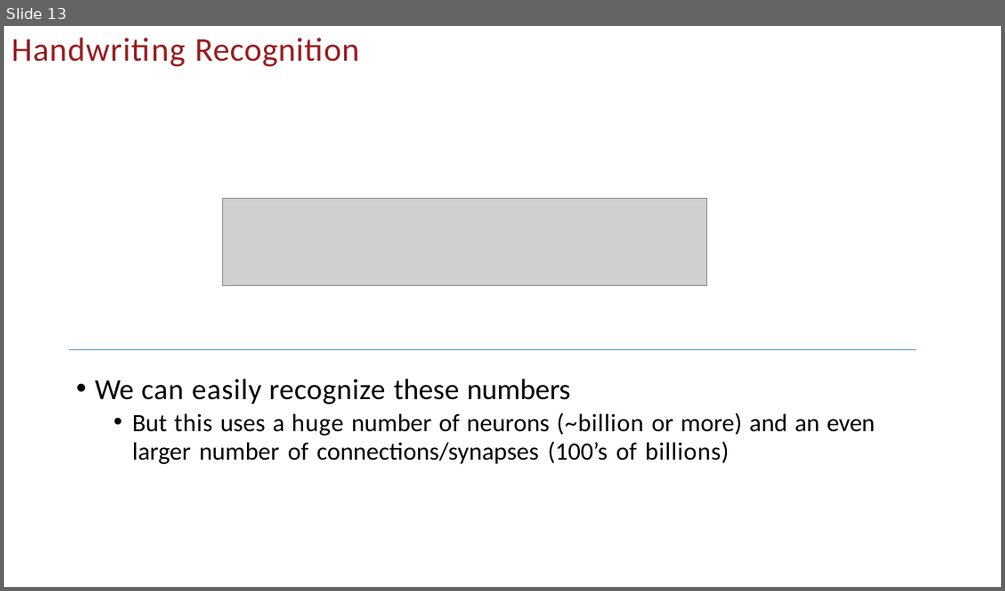
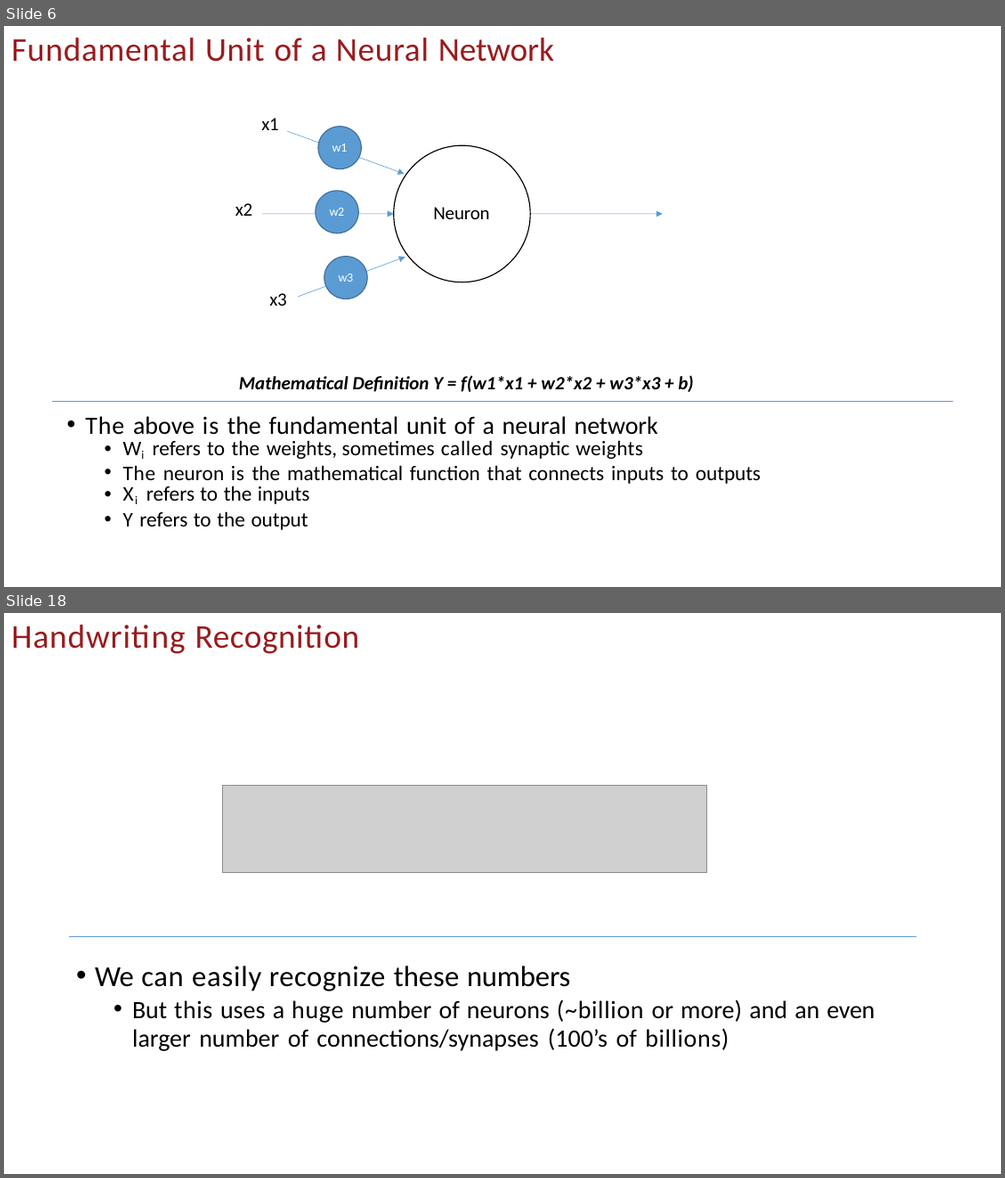
Before and after one commit to uscee105/ee105, a slide deck: assets/module-4-ml/mod-4-lecture-19-20-nn.pptx. Shown one above the other, each under a label of ours: slide 13 before the commit, slides 6 and 18 after it; the slides between them are not shown. The pictures are 1005x591 and 1005x1178 pixels, drawn with LibreOffice and Linux fonts; fonts in the diff are those of the drawing; grey boxes stand for pictures; background and template pictures are left out. Boxes give left, top, right and bottom in pixels: in the first picture for what was removed or moved away, otherwise in the second. Text is boxed around its words. In the diff, an @@ line names an element or a change of style, - is before the commit and + after.

```diff
--- a/assets/module-4-ml/mod-4-lecture-19-20-nn.pptx
+++ b/assets/module-4-ml/mod-4-lecture-19-20-nn.pptx
@@ slide 6 added at (4, 26, 1001, 587), background #FFFFFF @@
@@ title added at (11, 38, 554, 62), 32 pt, text #991B1E @@
+Fundamental Unit of a Neural Network
@@ text added at (261, 118, 278, 130), 18 pt, text #000000 @@
+x1
@@ freeform shape added at (262, 131, 663, 297), fill #5B9BD4 @@
@@ freeform shape added at (318, 127, 362, 168), fill #5B9BD4 @@
@@ freeform shape added at (318, 127, 362, 168), outline #41709C 1 pt @@
@@ text added at (332, 143, 348, 151), 12 pt, text #FFFFFF @@
+w1
@@ freeform shape added at (394, 145, 531, 282), outline #000000 1 pt @@
@@ text added at (235, 203, 252, 216), 18 pt, text #000000 @@
+x2
@@ freeform shape added at (316, 191, 358, 233), fill #5B9BD4 @@
@@ freeform shape added at (316, 191, 358, 233), outline #41709C 1 pt @@
@@ text added at (330, 208, 345, 216), 12 pt, text #FFFFFF @@
+w2
@@ text added at (433, 207, 489, 219), 18 pt, text #000000 @@
+Neuron
@@ freeform shape added at (324, 257, 367, 299), fill #5B9BD4 @@
@@ freeform shape added at (324, 257, 367, 299), outline #41709C 1 pt @@
@@ text added at (339, 273, 354, 281), 12 pt, text #FFFFFF @@
+w3
@@ text added at (269, 293, 286, 305), 18 pt, text #000000 @@
+x3
@@ text added at (85, 375, 760, 530), 20 pt, text #000000 @@
+Mathematical Definition Y = f(w1*x1 + w2*x2 + w3*x3 + b)
+• The above is the fundamental unit of a neural network
+  • Wi refers to the weights, sometimes called synaptic weights
+  • The neuron is the mathematical function that connects inputs to outputs
+  • Xi refers to the inputs
+  • Y refers to the output
@@ freeform shape added at (53, 401, 953, 401), outline #5B9BD4 0.5 pt @@
@@ what was slide 13 is now slide 18 @@
```
Also in this commit, not shown: 4 other slides added, 2 other files.
